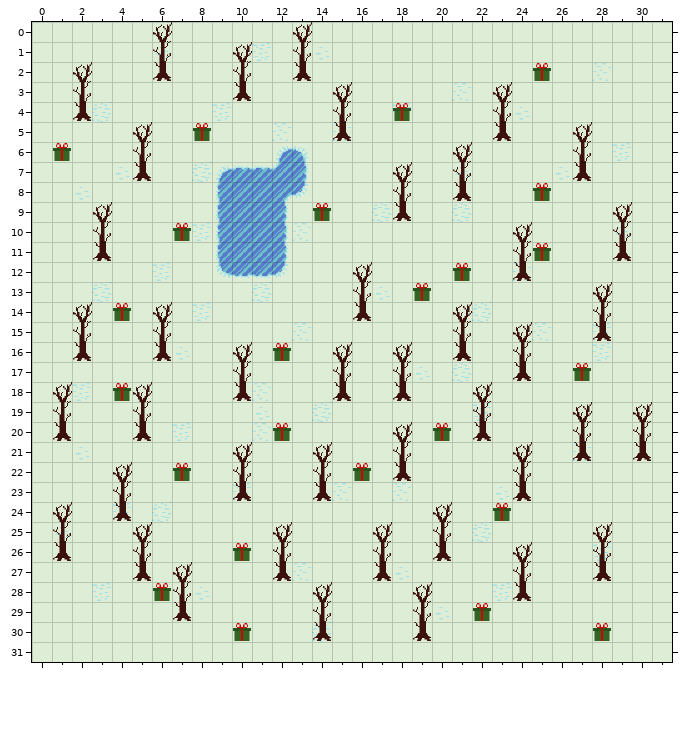
Tiled map -- desktop/out/production/resources/maps/map.tmx. Above, as it was before the edit.
Cells are 32x32 px. Shown: x 0..31, y 0..31.
Once edited:
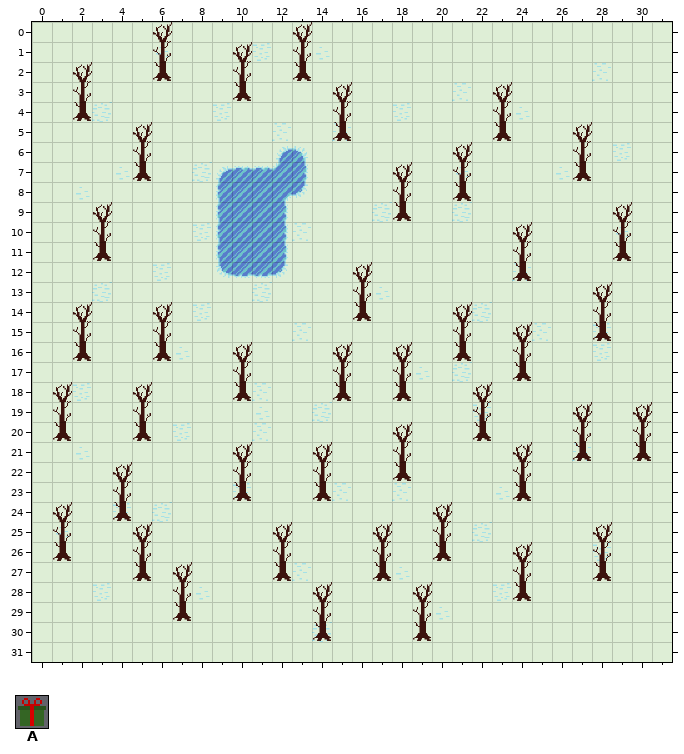
Key: from "spritesheet": A 9 "present".
_ is an empty cell, . an unchanged one.
Diff:
--- layer "forest"
@@ x 25..25 @@
- 2 A
+ 2 _
@@ x 1..18 @@
- 4 .................A
- 5 .......A..........
- 6 A.................
+ 4 ................._
+ 5 ......._..........
+ 6 _.................
@@ x 4..25 @@
- 8 .....................A
- 9 ..........A...........
-10 ...A..................
-11 .....................A
-12 .................A....
-13 ...............A......
-14 A.....................
+ 8 ....................._
+ 9 .........._...........
+10 ..._..................
+11 ....................._
+12 ................._....
+13 ..............._......
+14 _.....................
@@ x 4..27 @@
-16 ........A...............
-17 .......................A
-18 A.......................
+16 ........_...............
+17 ......................._
+18 _.......................
@@ x 12..20 @@
-20 A.......A
+20 _......._
@@ x 7..16 @@
-22 A........A
+22 _........_
@@ x 23..23 @@
-24 A
+24 _
@@ x 10..10 @@
-26 A
+26 _
@@ x 6..28 @@
-28 A......................
-29 ................A......
-30 ....A.................A
+28 _......................
+29 ................_......
+30 ...._................._
